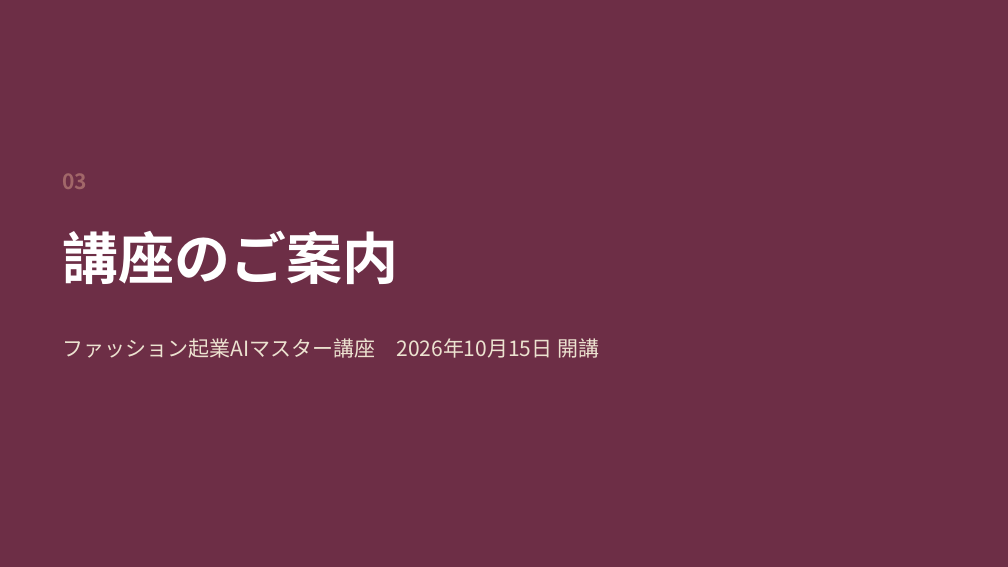
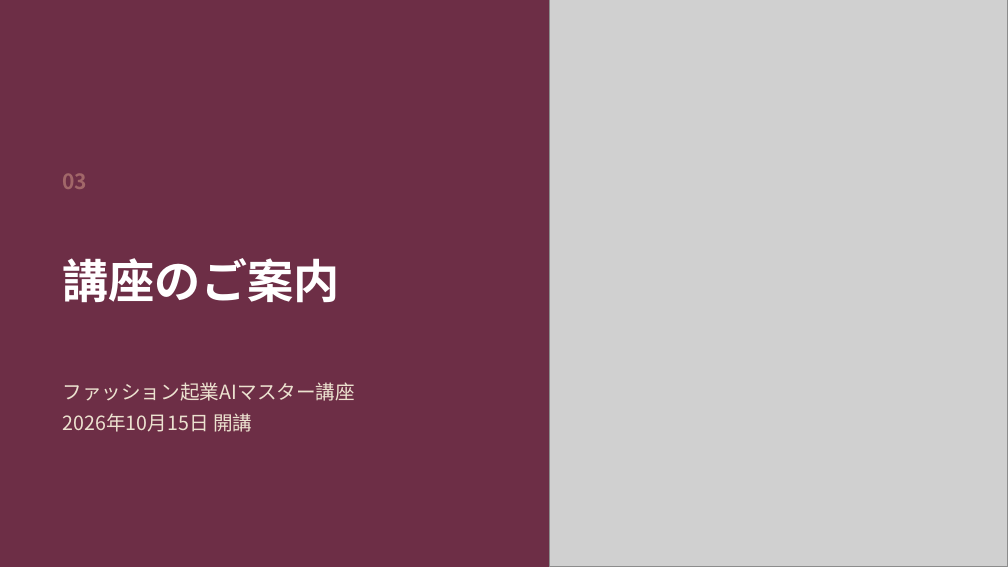
Before and after one commit to fashio17/potential-lamp, a slide deck: slide 14 of 運用/スライド/説明会_20260916.pptx. Drawn at 1008x567 pixels with LibreOffice and Linux fonts; fonts in the diff are those of the drawing; grey boxes stand for pictures. Boxes give left, top, right and bottom in pixels: in the first picture for what was removed or moved away, otherwise in the second. Text is boxed around its words. In the diff, an @@ line names an element or a change of style, - is before the commit and + after.

```diff
--- a/運用/スライド/説明会_20260916.pptx
+++ b/運用/スライド/説明会_20260916.pptx
@@ picture added at (549,0,1008,566) @@
@@ text "講座のご案内" at (62,258,339,303): size 40 to 33 pt; line spacing 1 to 44pt @@
@@ text at (62,382,355,432): text changed; size 15 to 14 pt @@
-ファッション起業AIマスター講座 2026年10月15日 開講
+ファッション起業AIマスター講座
+2026年10月15日 開講
```
Also in this commit, not shown: 22 other slides changed, 2 slides added, 10 other files.
